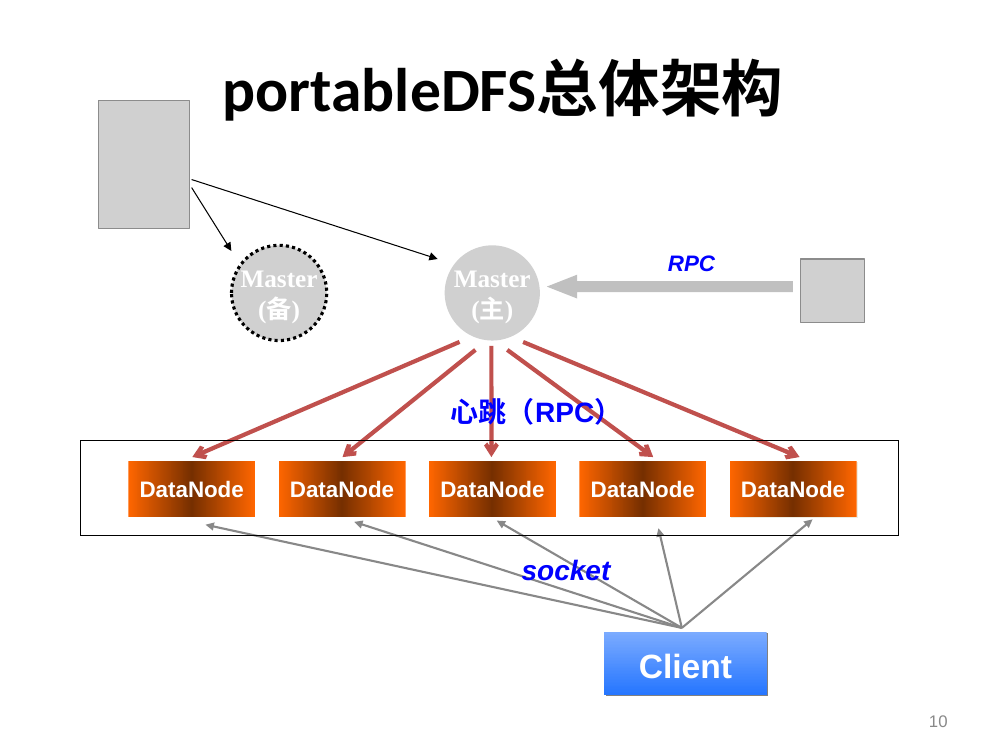
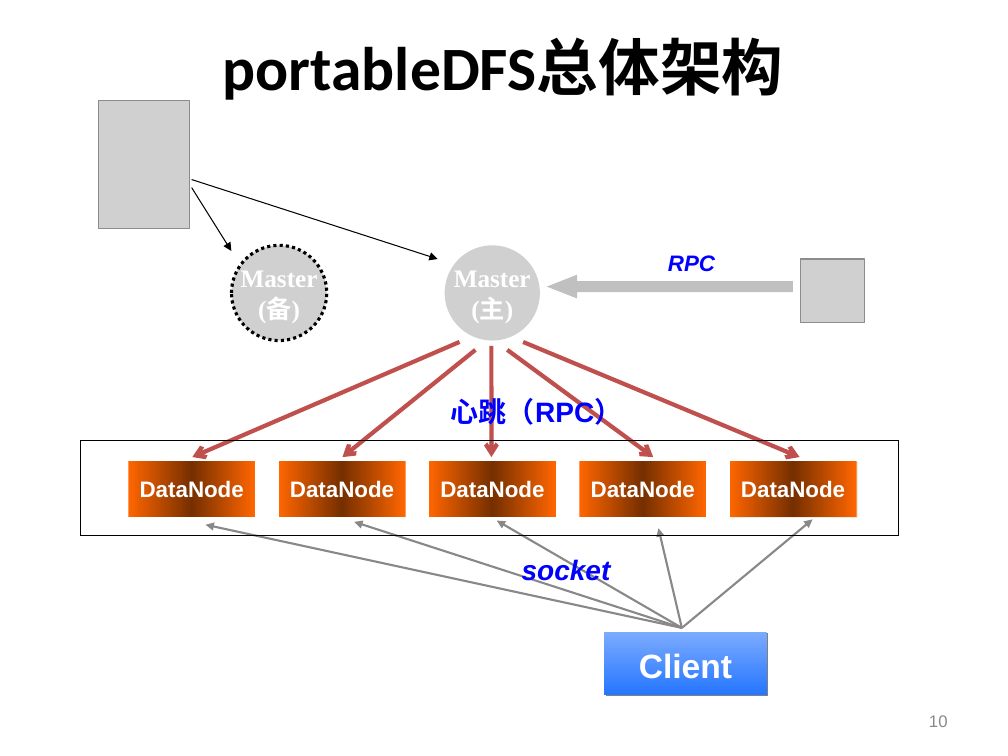
Before and after one commit to shtzr840329/mooon, a slide deck: slide 10 of applications/lightfs/doc/portableDFS-便携式分布式文件系统.ppt. Drawn at 1008x756 pixels with LibreOffice and Linux fonts; fonts in the diff are those of the drawing; grey boxes stand for pictures; background and template pictures are left out. Boxes give left, top, right and bottom in pixels: in the first picture for what was removed or moved away, otherwise in the second. Text is boxed around its words. In the diff, an @@ line names an element or a change of style, - is before the commit and + after.

```diff
--- a/applications/lightfs/doc/portableDFS-便携式分布式文件系统.ppt
+++ b/applications/lightfs/doc/portableDFS-便携式分布式文件系统.ppt
@@ text "portableDFS总体架构": place and size @@
-text "portableDFS总体架构" at (223, 60, 783, 121)
+text "portableDFS总体架构" at (223, 39, 783, 100)
```
Also in this commit, not shown: 8 other slides changed, 6 slides added, 2 slides removed.
